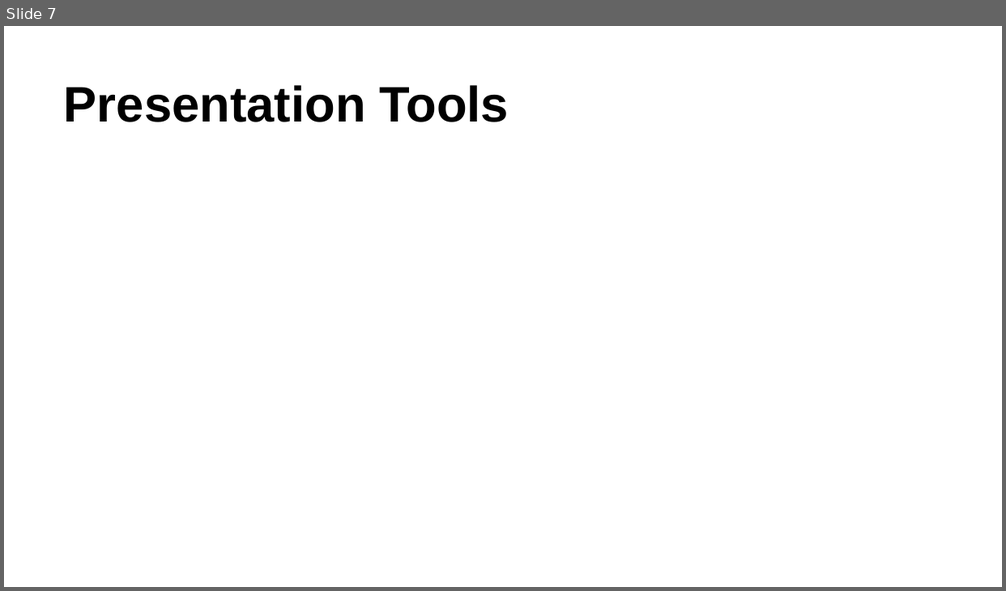
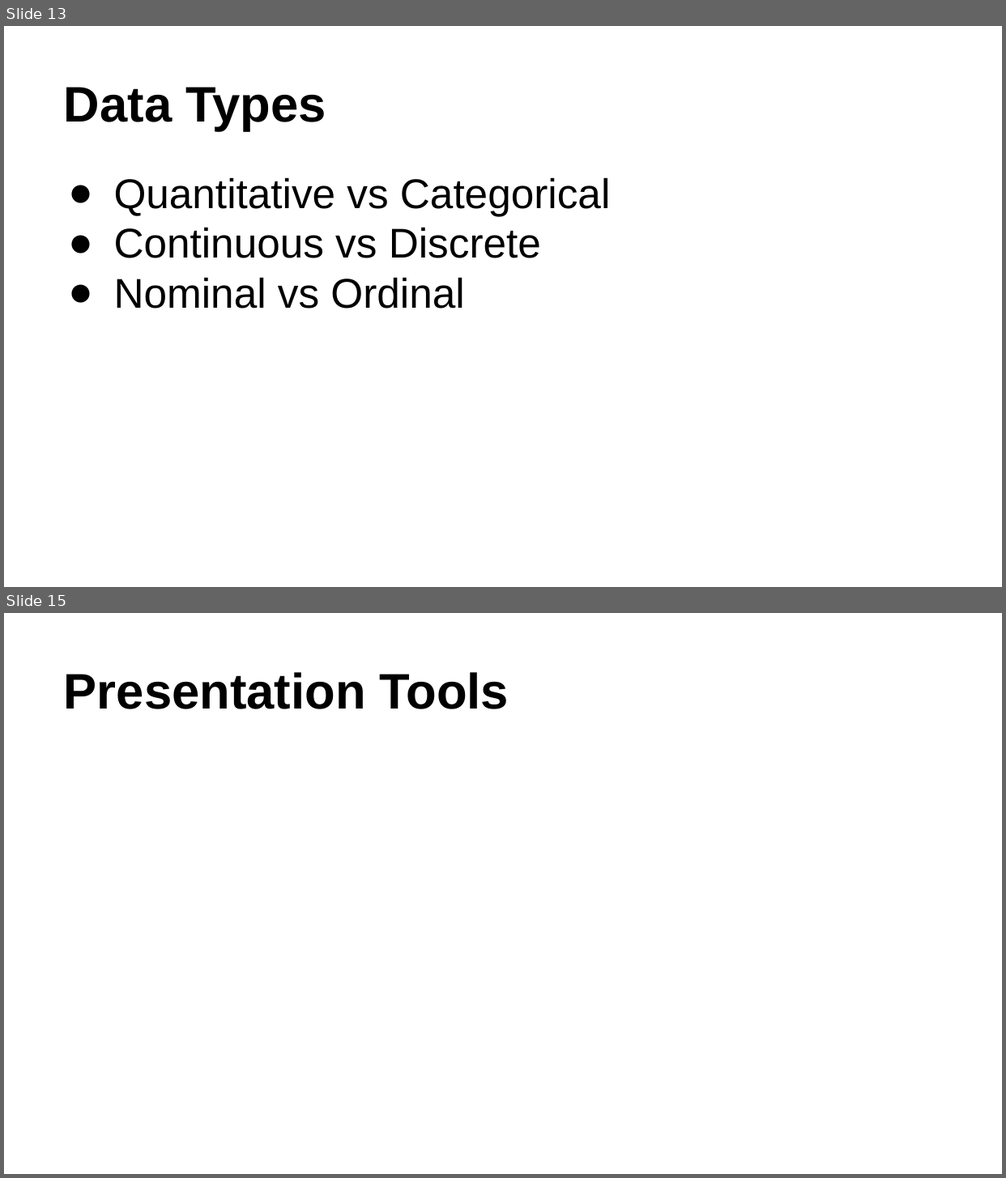
Before and after one commit to qwwqwwq/IPEDS, a slide deck: Data Analysis and Presentation.pptx. Shown one above the other, each under a label of ours: slide 7 before the commit, slides 13 and 15 after it; the slides between them are not shown. The pictures are 1006x591 and 1006x1178 pixels, drawn with LibreOffice and Linux fonts; fonts in the diff are those of the drawing. Boxes give left, top, right and bottom in pixels: in the first picture for what was removed or moved away, otherwise in the second. Text is boxed around its words. In the diff, an @@ line names an element or a change of style, - is before the commit and + after.

```diff
--- a/Data Analysis and Presentation.pptx
+++ b/Data Analysis and Presentation.pptx
@@ slide 13 added at (4,26,1002,587), background #FFFFFF @@
@@ title added at (64,87,326,131), 36 pt, text #000000, bold @@
+Data Types
@@ text added at (114,177,610,309), 30 pt, text #000000 @@
+● Quantitative vs Categorical
+● Continuous vs Discrete
+● Nominal vs Ordinal
@@ what was slide 7 is now slide 15 @@
```
Also in this commit, not shown: 5 slides changed, 10 other slides added, 1 slide removed, 3 other files.
